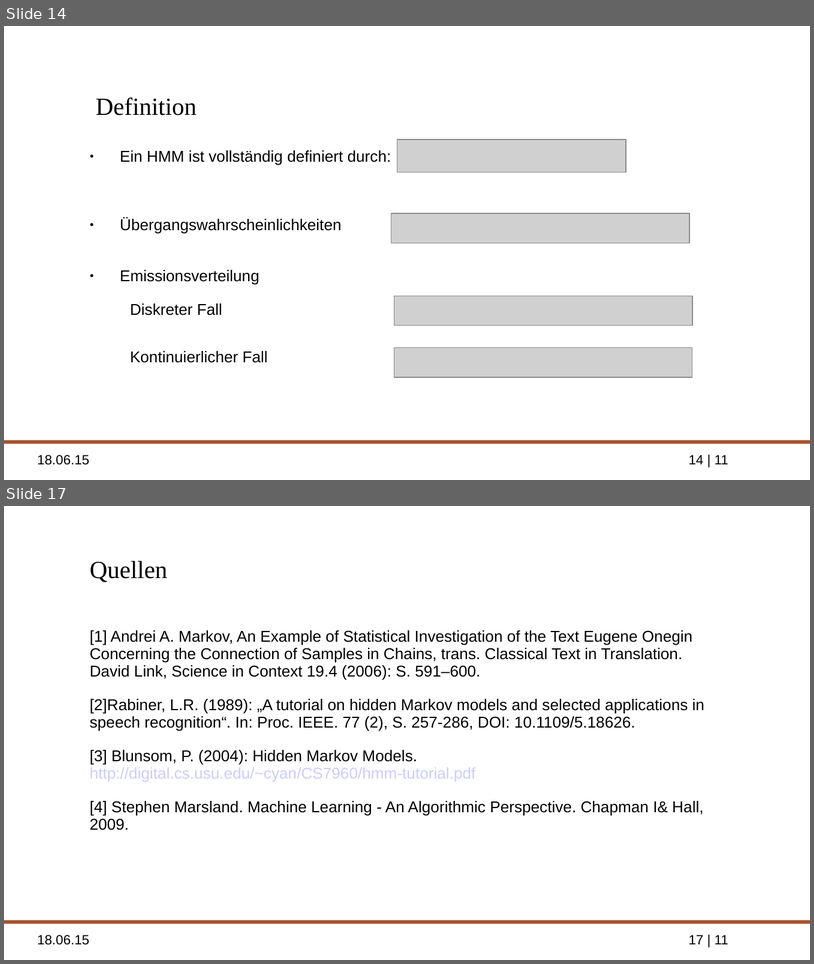
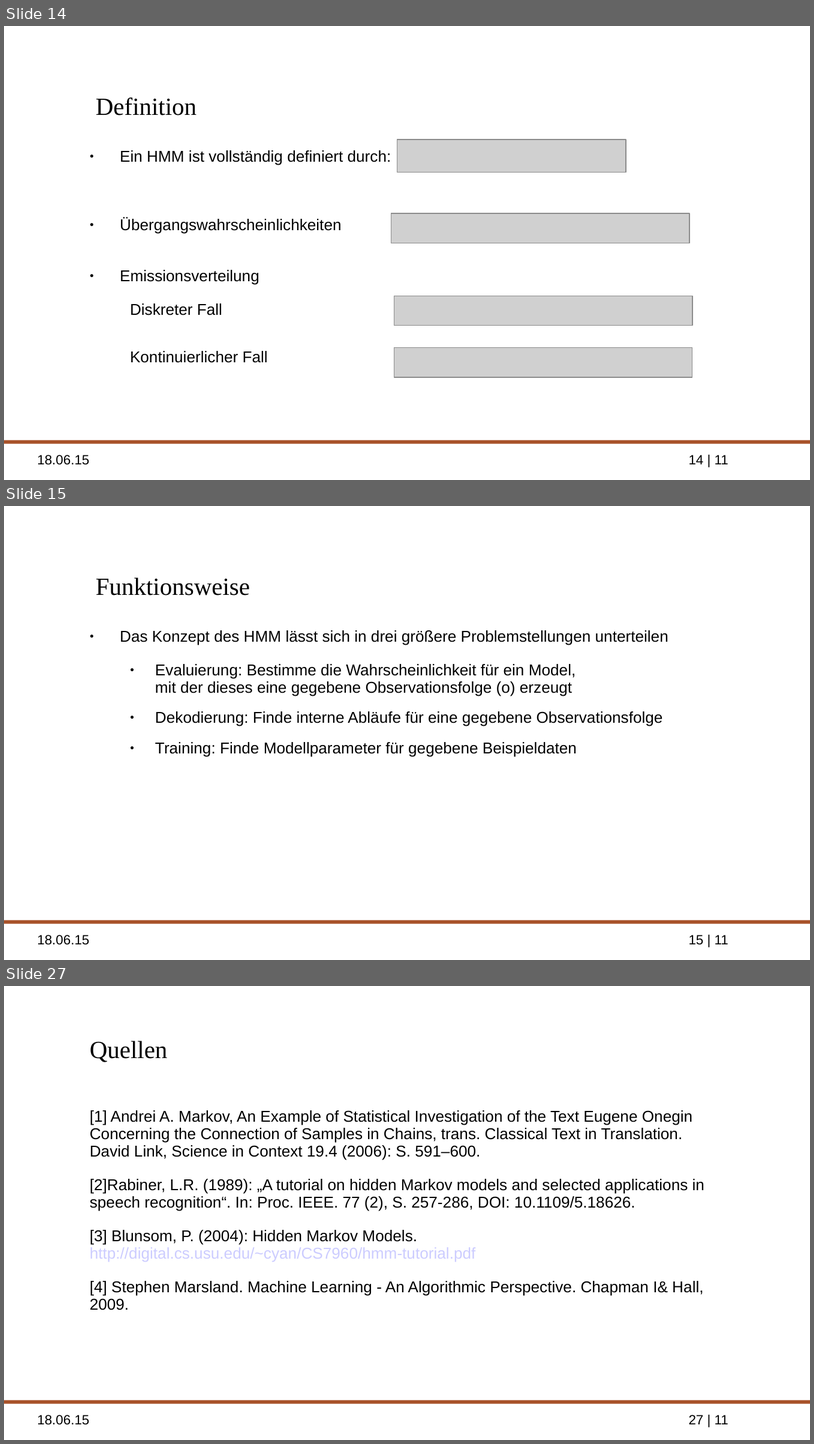
Before and after one commit to ppasler/Formale-Methoden-HMM, a slide deck: presentation/hidden_markov_pasler.odp. Shown one above the other, each under a label of ours: slides 14 and 17 before the commit, slides 14, 15 and 27 after it; the slides between them are not shown. The pictures are 814x964 and 814x1444 pixels, drawn with LibreOffice and Linux fonts; fonts in the diff are those of the drawing; grey boxes stand for pictures; background and template pictures are left out. Boxes give left, top, right and bottom in pixels: in the first picture for what was removed or moved away, otherwise in the second. Text is boxed around its words. In the diff, an @@ line names an element or a change of style, - is before the commit and + after.

Commit message:
added hmm problems to pres

```diff
--- a/presentation/hidden_markov_pasler.odp
+++ b/presentation/hidden_markov_pasler.odp
@@ slide 15 added at bbox=[4, 506, 810, 960], background picture (left out); not listed: 3 template elements that a slide beside it also shows @@
@@ title added at bbox=[96, 577, 250, 595], 22 pt, text #000000 @@
+Funktionsweise
@@ text added at bbox=[120, 630, 669, 757], 14 pt, text #000000 @@
+● Das Konzept des HMM lässt sich in drei größere Problemstellungen unterteilen
+  ● Evaluierung: Bestimme die Wahrscheinlichkeit für ein Model,
+    mit der dieses eine gegebene Observationsfolge (o) erzeugt
+  ● Dekodierung: Finde interne Abläufe für eine gegebene Observationsfolge
+  ● Training: Finde Modellparameter für gegebene Beispieldaten
@@ what was slide 17 is now slide 27 @@
@@ page number at bbox=[689, 1414, 729, 1424]: text changed @@
-17 | 11
+27 | 11
```
Also in this commit, not shown: 10 other slides added, 1 slide removed, 2 other files.
